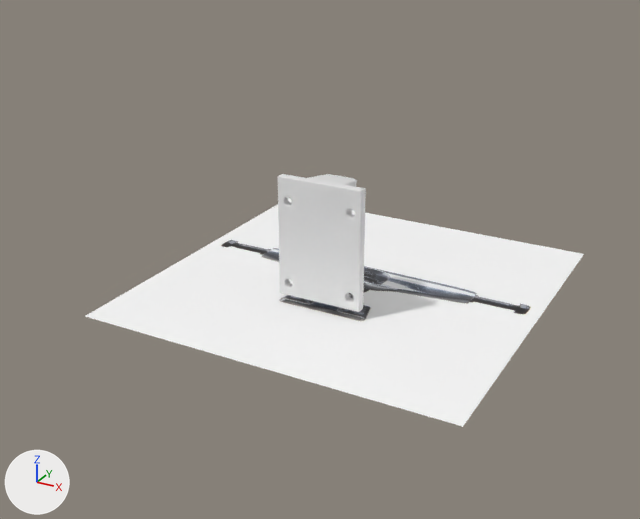
Two versions of the Blender file 3D_modelisation_git/Blender/Skateboard.blend, one commit apart.
Rendered twice from a 50 mm camera at (0.971, -1.757, 0.802) aimed at (-0.063, 0.123, -0.138). Every picture has the same lights, and +X, +Y and +Z are marked at lower left.

Script lines for the objects in view, before the commit:
```python
ob_plan = bpy.data.objects.new('Plan', me_plan)
ob_plan.location = (0.0, 0.0, 0.0)
ob_tensor_alloys_5_raw_truck_skateboardunite = bpy.data.objects.new('tensor-alloys-5-raw-truck-skateboardunite', me_tensor_alloys_5_raw_truck_skateboardunite)
ob_tensor_alloys_5_raw_truck_skateboardunite.location = (0.0, 0.194, -0.221)
ob_tensor_alloys_5_raw_truck_skateboardunite.rotation_euler = (0.0, 3.142, 0.0)  # degrees (0, 180, 0)
ob_tensor_alloys_5_raw_truck_skateboardunite__1 = bpy.data.objects.new('tensor-alloys-5-raw-truck-skateboardunite (1)', me_tensor_alloys_5_raw_truck_skateboardunite__1)
ob_tensor_alloys_5_raw_truck_skateboardunite__1.location = (0.0, 0.195, 0.01)
```
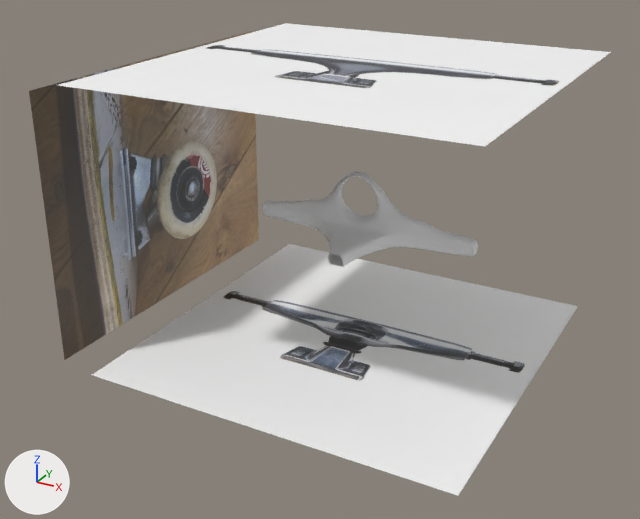
The change, as a diff of the scene's bpy script:
```diff
--- a/3D_modelisation_git/Blender/Skateboard.blend.py
+++ b/3D_modelisation_git/Blender/Skateboard.blend.py
@@ img_truck_behind_jpg @@
+img_truck_behind_jpg = load_image('truck_behind.jpg', 'Images de refence/truck_behind.jpg', 800, 800, 'sRGB')
@@ img_truck_cote_jpg @@
+img_truck_cote_jpg = load_image('truck_cote.jpg', 'Images de refence/truck_cote.jpg', 4032, 3024, 'sRGB')
@@ mat_truck_behind @@
+mat_truck_behind = principled_material('truck_behind')
+mat_truck_behind.texture = img_truck_behind_jpg  # with its transparency
@@ mat_truck_cote @@
+mat_truck_cote = principled_material('truck_cote')
+mat_truck_cote.texture = img_truck_cote_jpg  # with its transparency
@@ me_plan @@
 # used by ob_plan; location = (0.0, 0.0, 0.0)
-me_plan.from_pydata(...)  # 212 vertices, 200 faces; spans x 0.0..0.114, y 0.0..0.126, z -0.196..0.119
+me_plan.from_pydata(...)  # 402 vertices, 382 faces; spans x 0.0..0.114, y 0.0..0.118, z -0.196..0.119
+# me_plan part 1: 106 vertices moved from x 0.0..0.114, y 0.0..0.126, z -0.196..0.119 to x 0.0..0.114, y 0.0..0.118, z -0.196..0.119; 20 vertices removed from x 0.0..0.114, y 0.0..0.113, z -0.176..0.047; 210 vertices added at x 0.0..0.114, y 0.0..0.118, z -0.196..0.119
@@ me_tensor_alloys_5_raw_truck_skateboardunite @@
 me_tensor_alloys_5_raw_truck_skateboardunite.from_pydata(...)  # 4 vertices, 1 face; spans x -0.5..0.5, y -0.5..0.5, z 0.0
-me_tensor_alloys_5_raw_truck_skateboardunite.materials.append(mat_tensor_alloys_5_raw_truck_skateboardunite)  # picture img_tensor_alloys_5_raw_truck_skateboardunite_jpg
+me_tensor_alloys_5_raw_truck_skateboardunite.materials.append(mat_truck_behind)  # picture img_truck_behind_jpg
@@ me_truck_cote @@
+me_truck_cote.from_pydata(...)  # 4 vertices, 1 face; spans x -0.667..0.667, y -0.5..0.5, z 0.0
+me_truck_cote.materials.append(mat_truck_cote)  # picture img_truck_cote_jpg
@@ me_cube @@
+me_cube.from_pydata(...)  # 342 vertices, 327 faces; spans x 0.0..43.6, y -2.0..7.9, z -5.8..21.0
@@ ob_plan @@
 _m = ob_plan.modifiers.new('Subdivision', 'SUBSURF')
+ob_plan.hide_set(True)
@@ ob_tensor_alloys_5_raw_truck_skateboardunite @@
 ob_tensor_alloys_5_raw_truck_skateboardunite = bpy.data.objects.new('tensor-alloys-5-raw-truck-skateboardunite', me_tensor_alloys_5_raw_truck_skateboardunite)
-ob_tensor_alloys_5_raw_truck_skateboardunite.location = (0.0, 0.194, -0.221)
+ob_tensor_alloys_5_raw_truck_skateboardunite.location = (0.002, 0.191, 0.361)
 ob_tensor_alloys_5_raw_truck_skateboardunite.rotation_euler = (0.0, 3.142, 0.0)  # degrees (0, 180, 0)
@@ ob_tensor_alloys_5_raw_truck_skateboardunite__1 @@
 ob_tensor_alloys_5_raw_truck_skateboardunite__1 = bpy.data.objects.new('tensor-alloys-5-raw-truck-skateboardunite (1)', me_tensor_alloys_5_raw_truck_skateboardunite__1)
-ob_tensor_alloys_5_raw_truck_skateboardunite__1.location = (0.0, 0.195, 0.01)
-ob_tensor_alloys_5_raw_truck_skateboardunite__1.hide_set(True)
+ob_tensor_alloys_5_raw_truck_skateboardunite__1.location = (0.002, 0.191, -0.389)
@@ ob_truck_cote @@
+ob_truck_cote = bpy.data.objects.new('truck_cote', me_truck_cote)
+ob_truck_cote.location = (-0.6, 0.181, -0.023)
+ob_truck_cote.rotation_euler = (-1.571, 0.0, -1.571)  # degrees (-90, 0, -90)
+ob_truck_cote.scale = (0.715, 0.715, 0.715)
@@ ob_truck_part2 @@
+ob_truck_part2 = bpy.data.objects.new('truck_part2', me_cube)
+ob_truck_part2.location = (0.002, 0.125, -0.101)
+ob_truck_part2.rotation_euler = (0.309, 0.0, 0.0)  # degrees (18, 0, 0)
+ob_truck_part2.scale = (0.00722, 0.02, 0.00722)
+_m = ob_truck_part2.modifiers.new('Miroir', 'MIRROR')
+_m.use_clip = True
+_m = ob_truck_part2.modifiers.new('Subdivision', 'SUBSURF')
```

Pixel boxes (x1, y1, x2, y2) of what changed, in the pictures (640 x 519 px):
'tensor-alloys-5-raw-truck-skateboardunite', recoloured, moved: before (85, 198, 584, 427); after (59, 23, 611, 147)
'tensor-alloys-5-raw-truck-skateboardunite (1)', shown: after (92, 244, 578, 496)
'truck_cote', added: after (29, 31, 259, 360)
'Plan', hidden: before (278, 174, 366, 312)
'truck_part2', added: after (262, 171, 478, 267)
